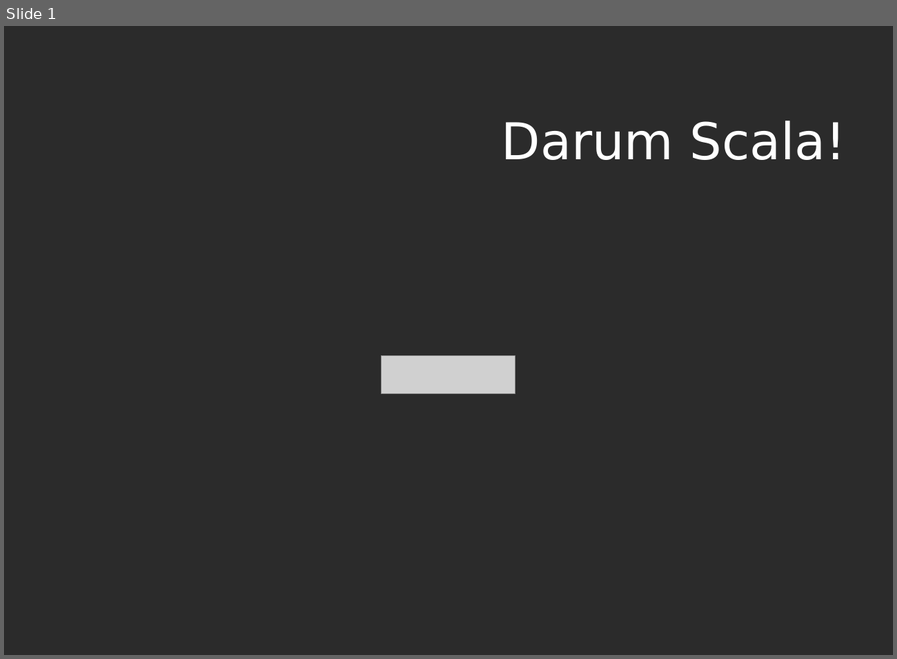
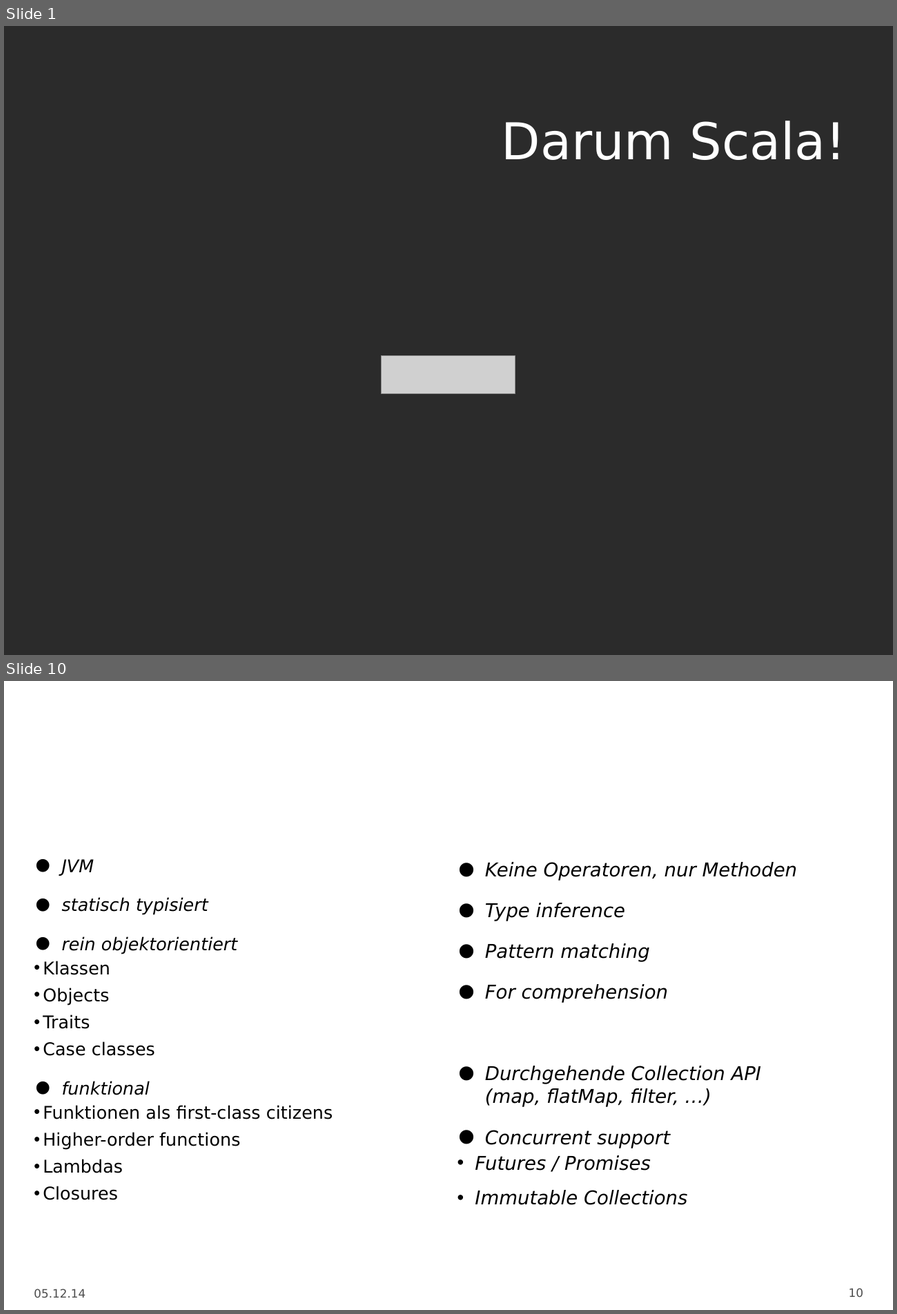
Before and after one commit to DarkToast/scala-techtalk, a slide deck: Scala.odp. Shown one above the other, each under a label of ours: slide 1 before the commit, slides 1 and 10 after it; the slides between them are not shown. The pictures are 897x659 and 897x1314 pixels, drawn with LibreOffice and Linux fonts; fonts in the diff are those of the drawing; grey boxes stand for pictures; background and template pictures are left out; a plain dark background stands for a picture behind light text. Boxes give left, top, right and bottom in pixels: in the first picture for what was removed or moved away, otherwise in the second. Text is boxed around its words. In the diff, an @@ line names an element or a change of style, - is before the commit and + after.

```diff
--- a/Scala.odp
+++ b/Scala.odp
@@ slide 10 added at (x1=4, y1=681, x2=893, y2=1310), background picture (left out) @@
@@ title added at (x1=34, y1=681, x2=833, y2=771), 36 pt, text #FFFFFF @@
+Scala Features
@@ text added at (x1=43, y1=859, x2=333, y2=1200), 16.6 pt, text #000000 @@
+• JVM
+• statisch typisiert
+• rein objektorientiert
+  • Klassen
+  • Objects
+  • Traits
+  • Case classes
+• funktional
+  • Funktionen als first-class citizens
+  • Higher-order functions
+  • Lambdas
+  • Closures
@@ text added at (x1=475, y1=862, x2=797, y2=1205), 18 pt, text #000000, italic @@
+• Keine Operatoren, nur Methoden
+• Type inference
+• Pattern matching
+• For comprehension
+• Durchgehende Collection API
+  (map, flatMap, filter, …)
+• Concurrent support
+  • Futures / Promises
+  • Immutable Collections
@@ text added at (x1=34, y1=1288, x2=85, y2=1297), 11 pt, text #4C4C4C @@
+05.12.14
@@ page number added at (x1=849, y1=1288, x2=863, y2=1296), 11 pt, text #4C4C4C @@
+10
```
Also in this commit, not shown: 6 slides changed, 4 other slides added, 1 slide removed.
